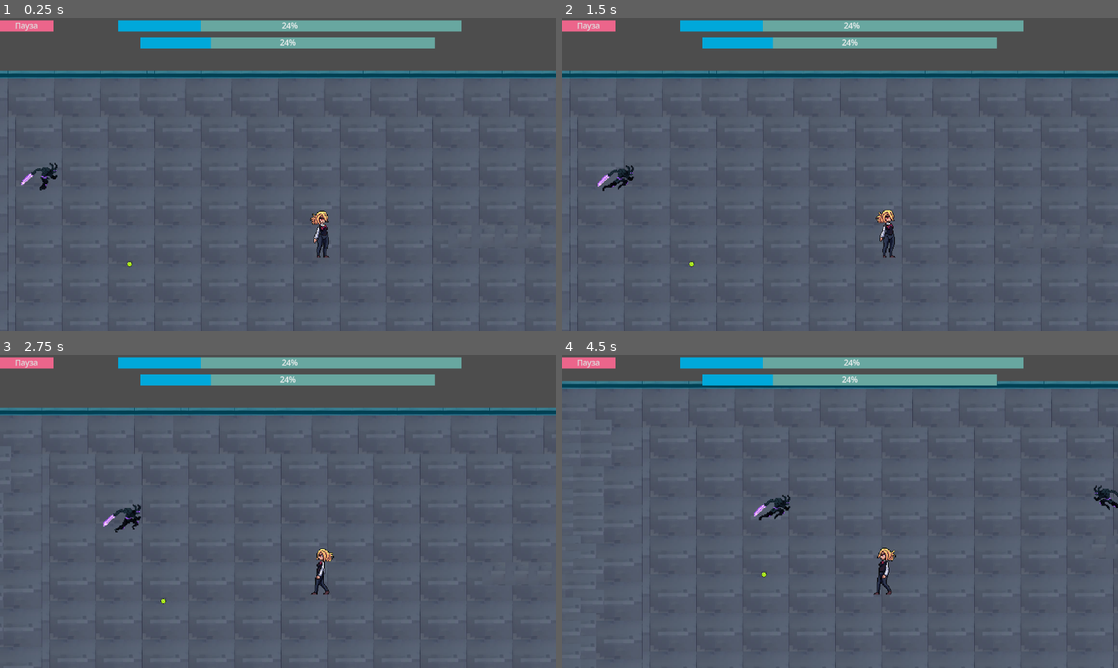
Above: before the commit, frames 1-4 (two rows, left to right).
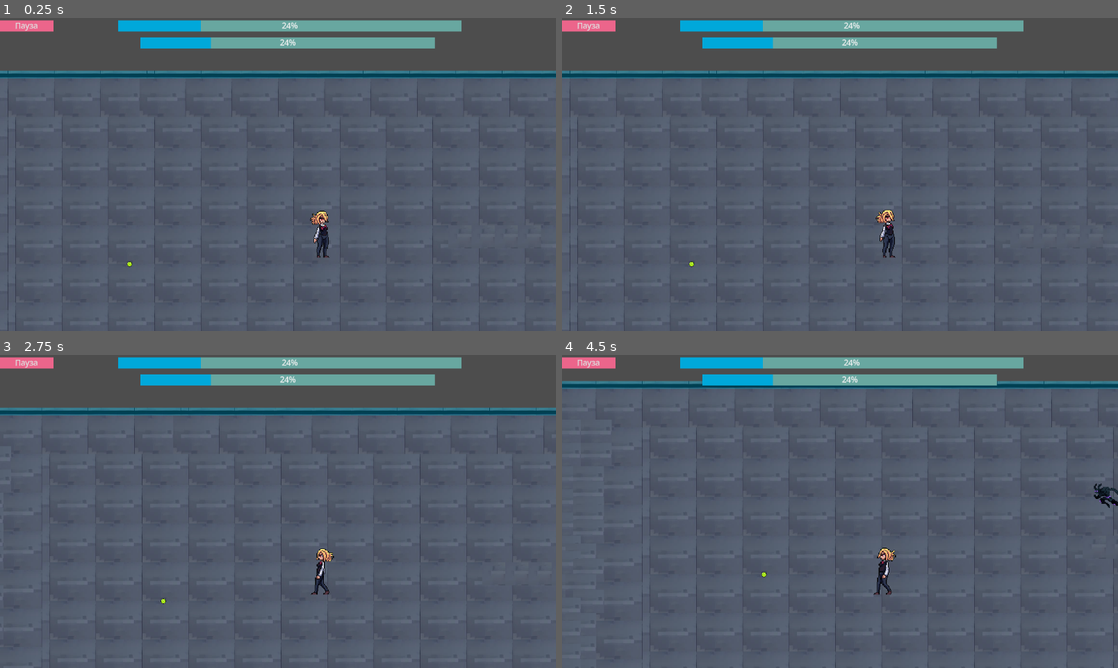
Above: after the commit, the same moments.

Repository: hucketa/Diplome
Game: Godot game, scene res://Level_test.tscn
Two runs of this game, one before a commit and one after it. Both use one fixed random seed, a clock stepped at 60 frames per second and the inputs below.
Inputs:
- Up to frame 1 (0.25 s): no input
- Up to frame 2 (1.5 s): click "Пауза" at 0.5 s; click "Повернутися" at 1.25 s
- Up to frame 3 (2.75 s): hold Right (ui_right) from 2.03 s (still down)
- Up to frame 4 (4.5 s): release Right (ui_right) at 2.78 s; hold Down (ui_down) 2.78-3.53 s; hold Right (ui_right) 3.53-4.28 s; hold Up (ui_up) from 4.28 s (still down)

The runs differ from the first frame. In frame 1, 0.2% of the frame differs, in the area x 3-11%, y 46-56%; in frame 2, 0.2%; in frame 3, 0.2%; in frame 4, 0.4%, in the area x 34-100%, y 41-53%.

Commit message:
Пофикшеные волны

Diff:
--- a/Level_test.tscn
+++ b/Level_test.tscn
@@ -1,14 +1,10 @@
-[gd_scene load_steps=22 format=4 uid="uid://xp5yv6tstakg"]
+[gd_scene load_steps=18 format=4 uid="uid://xp5yv6tstakg"]
 
 [ext_resource type="Script" path="res://level_test.gd" id="1_iuvy1"]
-[ext_resource type="PackedScene" uid="uid://tw42ufbb62xu" path="res://skeleton_enemy.tscn" id="2_e2f7o"]
 [ext_resource type="Texture2D" uid="uid://baxg1pdu6lis7" path="res://src/Tiles/1224f265-3c14-4f37-a78e-4b18542b92bf.webp" id="3_7bqd0"]
-[ext_resource type="PackedScene" uid="uid://dovqnco6hwina" path="res://zhec.tscn" id="3_ga3ek"]
-[ext_resource type="PackedScene" uid="uid://cpe7gxvlh6fpr" path="res://nightborne.tscn" id="4_cqujh"]
 [ext_resource type="PackedScene" uid="uid://grv7rard1urg" path="res://Exp_scene.tscn" id="6_ifshe"]
 [ext_resource type="PackedScene" uid="uid://c4msheo4kncdt" path="res://brightness_filter.tscn" id="7_cf2ul"]
 [ext_resource type="PackedScene" uid="uid://dbhw3n1mvdf3q" path="res://player.tscn" id="8_p15to"]
-[ext_resource type="Texture2D" uid="uid://3lyuojfiylqw" path="res://src/Tiles/Region.png" id="9_t5kag"]
 [ext_resource type="PackedScene" uid="uid://qfwmqwulu2vi" path="res://spawn_area.tscn" id="10_7o80q"]
 
 [sub_resource type="TileSetAtlasSource" id="TileSetAtlasSource_pqalt"]
@@ -4210,12 +4206,6 @@
 
 [node name="CanvasModulate" parent="." instance=ExtResource("7_cf2ul")]
 
-[node name="Skeleton" parent="." instance=ExtResource("2_e2f7o")]
-position = Vector2(879, 483)
-
-[node name="Znec" parent="." instance=ExtResource("3_ga3ek")]
-position = Vector2(1122, 492)
-
 [node name="Pause_Screen" type="CanvasLayer" parent="."]
 unique_name_in_owner = true
 process_mode = 2
@@ -4341,13 +4331,6 @@
 [node name="Player" parent="." instance=ExtResource("8_p15to")]
 position = Vector2(545, 54)
 
-[node name="Sprite2D" type="Sprite2D" parent="."]
-texture = ExtResource("9_t5kag")
-region_enabled = true
-region_rect = Rect2(-4000, -4000, 4000, 0)
-
-[node name="Node2D" parent="." instance=ExtResource("4_cqujh")]
-
 [node name="SpawnArea" parent="." instance=ExtResource("10_7o80q")]
 
 [connection signal="pressed" from="Pause_Screen/PanelContainer/VBoxContainer/Resume" to="." method="_on_resume_pressed"]
--- a/character_body_2d.gd
+++ b/character_body_2d.gd
@@ -1,4 +1,23 @@
 extends CharacterBody2D
+
+@export var movement_speed: float = 60.00
+
+@onready var player = get_tree().get_first_node_in_group("Player")
+
+func _physics_process(delta: float) -> void:
+	if player and is_instance_valid(player):
+		var direction = (player.global_position - global_position).normalized()
+		velocity = direction * movement_speed
+		move_and_slide()
+		if is_instance_valid(player):
+			face_player(direction)
+		play_walk_animation()
+
+func face_player(direction: Vector2) -> void:
+	if direction.x > 0:
+		$AnimatedSprite2D.flip_h = true
+	else:
+		$AnimatedSprite2D.flip_h = false
 
 func play_walk_animation():
 	%AnimatedSprite2D.play("walk")
--- a/skeleton_enemy.gd
+++ b/skeleton_enemy.gd
@@ -1,4 +1,23 @@
 extends CharacterBody2D
+
+@export var movement_speed: float = 60.00
+
+@onready var player = get_tree().get_first_node_in_group("Player")
+
+func _physics_process(delta: float) -> void:
+	if player and is_instance_valid(player):
+		var direction = (player.global_position - global_position).normalized()
+		velocity = direction * movement_speed
+		move_and_slide()
+		if is_instance_valid(player):
+			face_player(direction)
+		play_walk_animation()
+
+func face_player(direction: Vector2) -> void:
+	if direction.x > 0:
+		$Skelton.flip_h = false
+	else:
+		$Skelton.flip_h = true
 
 func play_idle_animation():
 	%Skelton.play("idle")
--- a/spawn_area.gd
+++ b/spawn_area.gd
@@ -3,34 +3,34 @@
 @onready var timer: Timer = $Timer
 @export var spawn_interval: float = 1.0
 
-var monster_scene = preload("res://nightborne.tscn")
-@onready var area: CollisionShape2D = $CollisionShape2D  # Ссылка на конкретный дочерний CollisionShape2D
+var nightborne = preload("res://nightborne.tscn")
+var ZHEC = preload("res://zhec.tscn")
+var skelet = preload("res://skeleton_enemy.tscn")
+@onready var area: CollisionShape2D = $CollisionShape2D
 
 func _ready() -> void:
-	if area and monster_scene:
+	if area:
 		timer.wait_time = spawn_interval
 		timer.one_shot = false
 		timer.timeout.connect(spawn_monster)
 		timer.start()
 	else:
-		print("Ошибка: Не найдена зона спавна или сцена монстра!")
+		print("Помилка: Не знайдено зону спавну або сцену монстра!")
 
 func spawn_monster() -> void:
 	randomize()
 	if not area or not area.shape:
-		print("Ошибка: Отсутствует зона спавна или форма коллайдера!")
+		print("Помилка: Відсутня зона спавну або форма колайдера!")
 		return
-
-	# Проверяем, что форма является RectangleShape2D
 	if area.shape is RectangleShape2D:
 		var rect = area.shape.get_rect()
 		var spawn_position = Vector2(
 			randf_range(rect.position.x, rect.position.x + rect.size.x),
 			randf_range(rect.position.y, rect.position.y + rect.size.y)
 		)
-		var monster = monster_scene.instantiate()
+		var monster = nightborne.instantiate()
 		monster.global_position = area.global_position + spawn_position
 		get_tree().root.add_child(monster)
-		print("Монстр заспавнен в:", monster.global_position)
+		print("Монстра заспавнено у:", monster.global_position)
 	else:
-		print("Ошибка: Форма коллайдера должна быть RectangleShape2D!")
+		print("Помилка: Форма колайдера повинна бути RectangleShape2D!")
--- a/spawn_area.tscn
+++ b/spawn_area.tscn
@@ -3,14 +3,14 @@
 [ext_resource type="Script" path="res://spawn_area.gd" id="1_pib6h"]
 
 [sub_resource type="RectangleShape2D" id="RectangleShape2D_6aal5"]
-size = Vector2(1632.75, 951)
+size = Vector2(1632.75, 919)
 
 [node name="SpawnArea" type="Area2D" groups=["Player"]]
 position = Vector2(9, 11)
 script = ExtResource("1_pib6h")
 
 [node name="CollisionShape2D" type="CollisionShape2D" parent="."]
-position = Vector2(660.375, 347.5)
+position = Vector2(660.375, 331.5)
 shape = SubResource("RectangleShape2D_6aal5")
 
 [node name="Timer" type="Timer" parent="."]
